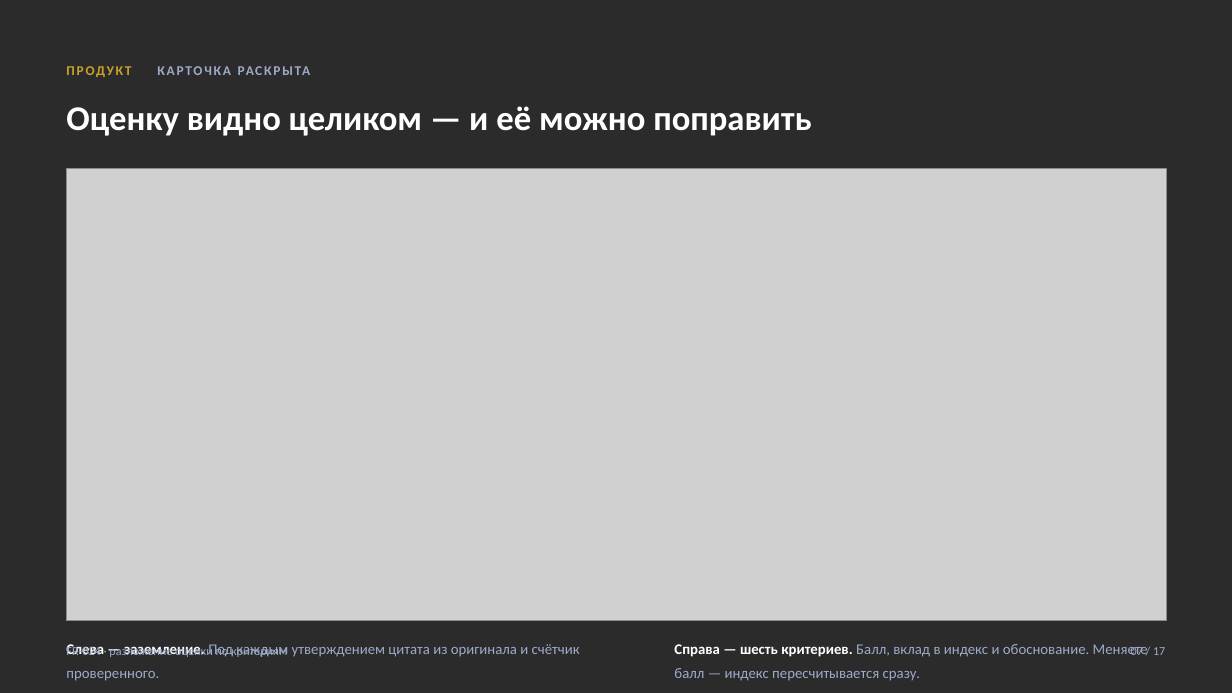
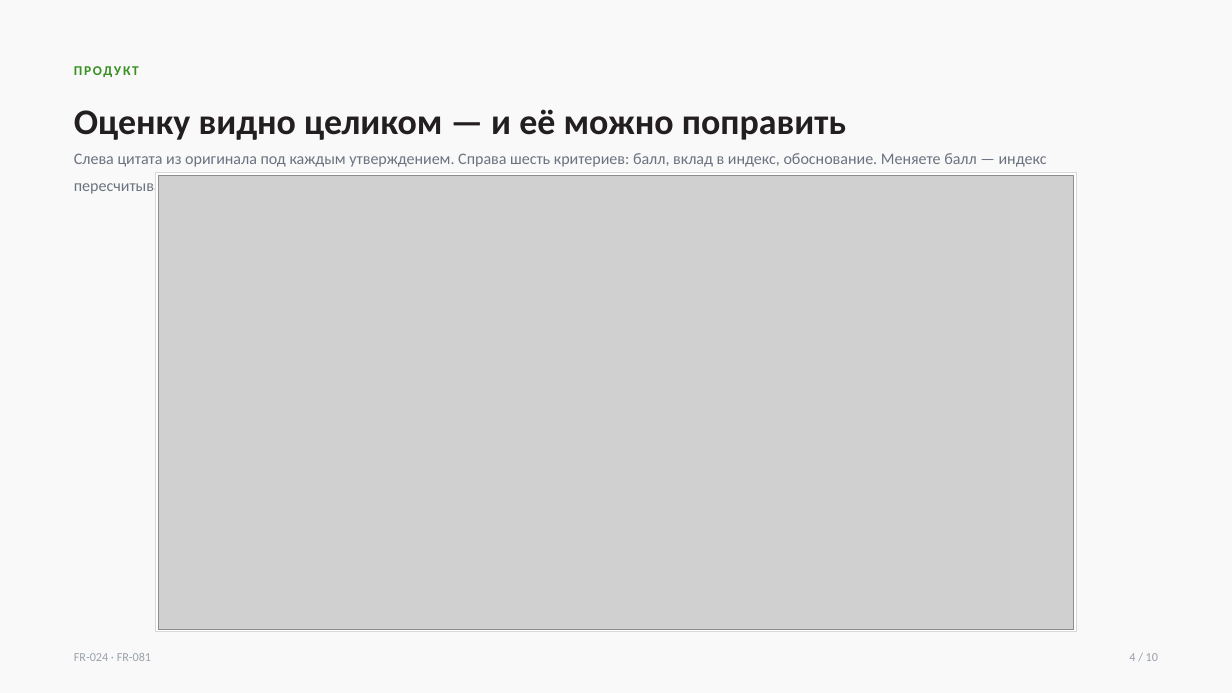
Before and after one commit to veceloe/ai-gpr-center-cifra, a slide deck: slide 5 of docs/product/presentation.pptx (slide 7 before the commit). Drawn at 1232x693 pixels with LibreOffice and Linux fonts; fonts in the diff are those of the drawing; grey boxes stand for pictures; background and template pictures are left out; a plain dark background stands for a picture behind light text. Boxes give left, top, right and bottom in pixels: in the first picture for what was removed or moved away, otherwise in the second. Text is boxed around its words. In the diff, an @@ line names an element or a change of style, - is before the commit and + after.

```diff
--- a/docs/product/presentation.pptx
+++ b/docs/product/presentation.pptx
@@ background picture (left out) to #FFFFFF @@
@@ rectangle added at bbox=[0, 0, 1232, 693], fill #F9F9F9 @@
@@ text at bbox=[74, 66, 139, 77]: text changed; text colour #9DAAC8 to #379123 @@
-ПРОДУКТ КАРТОЧКА РАСКРЫТА
+ПРОДУКТ
@@ text "Оценку видно целиком — и ...": place and size @@
-text "Оценку видно целиком — и ..." at bbox=[66, 106, 811, 136]
+text "Оценку видно целиком — и ..." at bbox=[74, 109, 846, 140]
@@ text "Оценку видно целиком — и ..." at bbox=[74, 109, 846, 140]: size 27 to 28 pt, text colour #FFFFFF to #231F20; line spacing 1.08 to 1.14 @@
@@ text at bbox=[74, 153, 1047, 196]: text changed; size 11.5 to 12.5 pt; text colour #9DAAC8 to #6B7280 @@
-Справа — шесть критериев. Балл, вклад в индекс и обоснование. Меняете балл — индекс пересчитывается сразу.
+Слева цитата из оригинала под каждым утверждением. Справа шесть критериев: балл, вклад в индекс, обоснование. Меняете балл — индекс пересчитывается сразу.
@@ rectangle added at bbox=[156, 173, 1077, 632], fill #FFFFFF, outline #D9D9D9 0.75 pt @@
@@ picture: place and size @@
-picture at bbox=[67, 168, 1166, 621]
+picture at bbox=[159, 176, 1074, 629]
@@ text removed at bbox=[66, 644, 580, 681] @@
-Слева — заземление. Под каждым утверждением цитата из оригинала и счётчик проверенного.
@@ text at bbox=[74, 653, 151, 661]: text changed; text colour #9DAAC8 to #9AA1AB @@
-FR-024 · разложение оценки по критериям
+FR-024 · FR-081
@@ text added at bbox=[1129, 653, 1158, 661], 9.5 pt, text #9AA1AB @@
+4 / 10
@@ text removed at bbox=[1131, 647, 1165, 655] @@
-07 / 17
```
Also in this commit, not shown: 3 other slides changed, 6 slides added, 13 slides removed, 4 other files.
